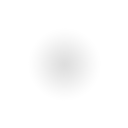
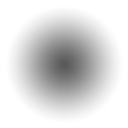
Before/after of a 128 × 128 layered artwork. What changed in the layer stack:
renamed "Layer 0" to "Layer 1", opacity 100% → 66%, painted on it over (7, 7, 122, 122)
